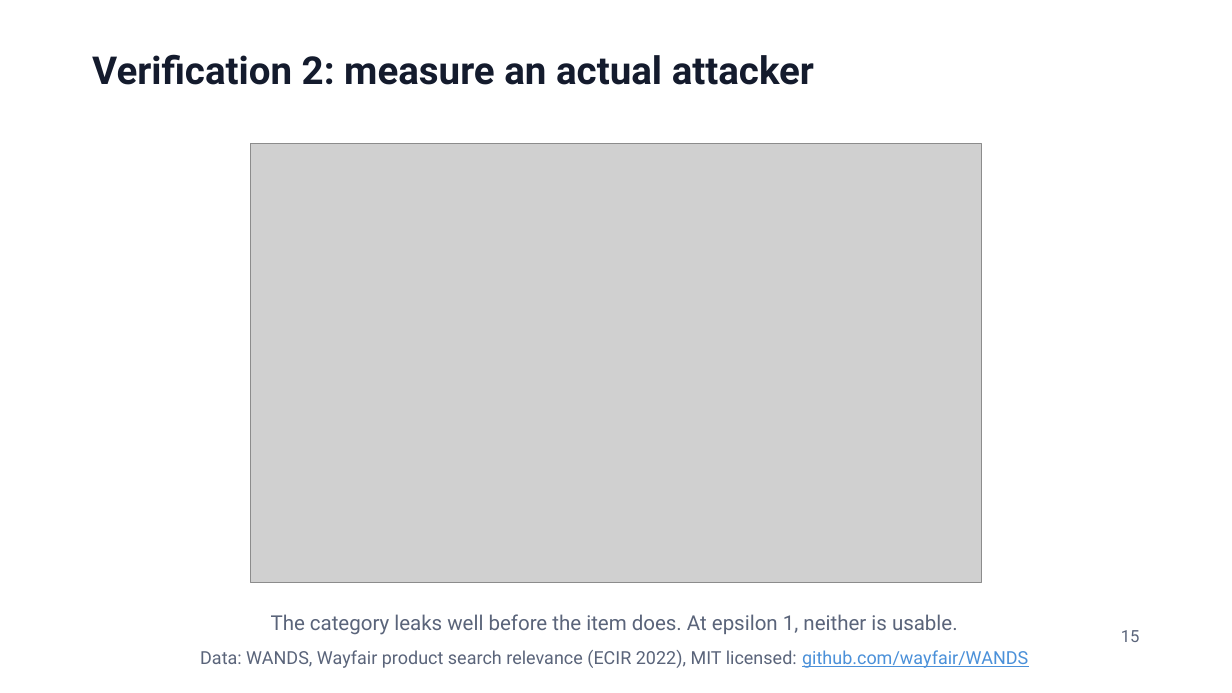
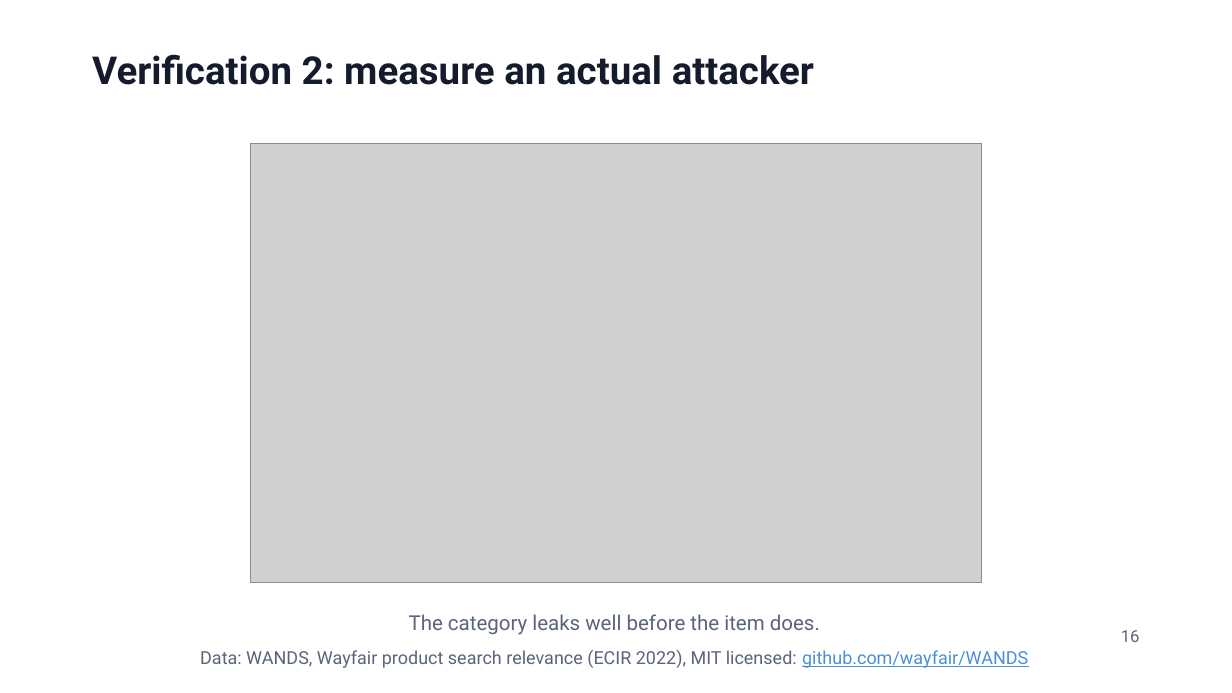
Before and after one commit to jzonthemtn/ldp-for-search, a slide deck: slide 16 of ldp_for_search_slides.pptx (slide 15 before the commit). Drawn at 1232x693 pixels with LibreOffice and Linux fonts; fonts in the diff are those of the drawing; grey boxes stand for pictures. Boxes give left, top, right and bottom in pixels: in the first picture for what was removed or moved away, otherwise in the second. Text is boxed around its words. In the diff, an @@ line names an element or a change of style, - is before the commit and + after.

```diff
--- a/ldp_for_search_slides.pptx
+++ b/ldp_for_search_slides.pptx
@@ text at (x1=409, y1=614, x2=820, y2=635): text changed @@
-The category leaks well before the item does. At epsilon 1, neither is usable.
+The category leaks well before the item does.
@@ text at (x1=1121, y1=630, x2=1140, y2=642): text changed @@
-15
+16
```
Also in this commit, not shown: 14 other slides changed, 2 slides added, 4 slides removed, 7 other files.
